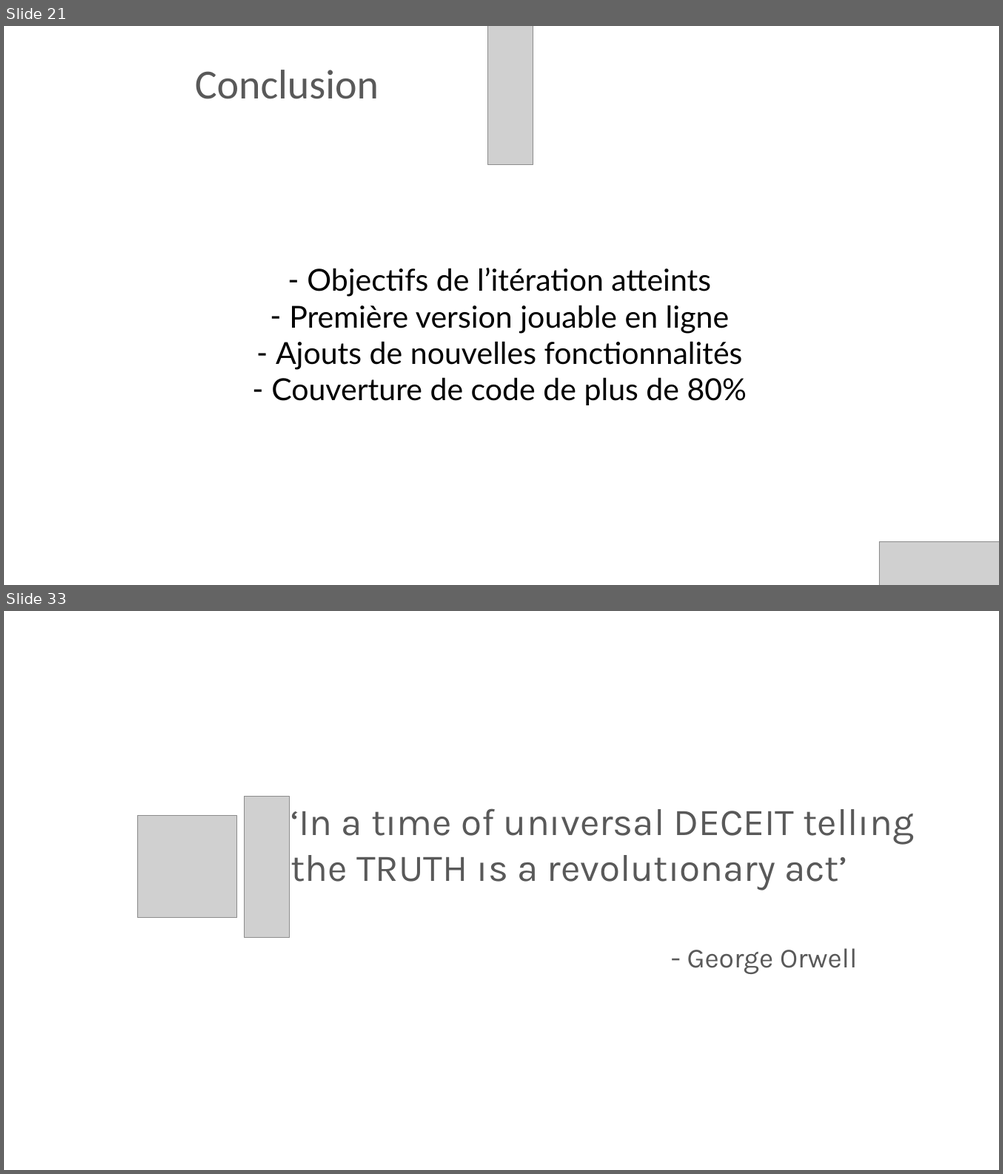
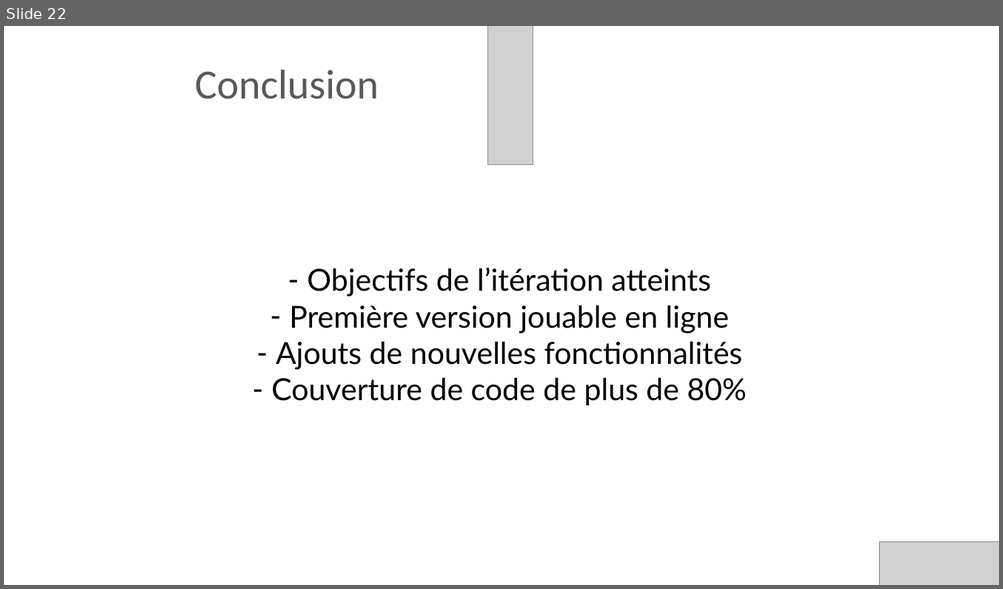
Before and after one commit to val92130/Wander, a slide deck: Documentation/Presentations/Iteration 1 - Wander.pptx. Shown one above the other, each under a label of ours: slides 21 and 33 before the commit, slide 22 after it; the slides between them are not shown. The pictures are 1003x1174 and 1003x589 pixels, drawn with LibreOffice and Linux fonts; fonts in the diff are those of the drawing; grey boxes stand for pictures; background and template pictures are left out. Boxes give left, top, right and bottom in pixels: in the first picture for what was removed or moved away, otherwise in the second. Text is boxed around its words. In the diff, an @@ line names an element or a change of style, - is before the commit and + after.

```diff
--- a/Documentation/Presentations/Iteration 1 - Wander.pptx
+++ b/Documentation/Presentations/Iteration 1 - Wander.pptx
@@ slide 33 removed at (4, 611, 999, 1170), background picture (left out) @@
@@ picture removed at (244, 797, 289, 937) @@
@@ text removed at (291, 809, 913, 890) @@
-‘In a tıme of unıversal DECEIT tellıng the TRUTH ıs a revolutıonary act’
@@ picture removed at (137, 816, 236, 918) @@
@@ text removed at (687, 948, 857, 974) @@
-- George Orwell
@@ what was slide 21 is now slide 22 @@
```
Also in this commit, not shown: 2 slides changed, 1 slide added, 27 other slides removed, 2 other files.
